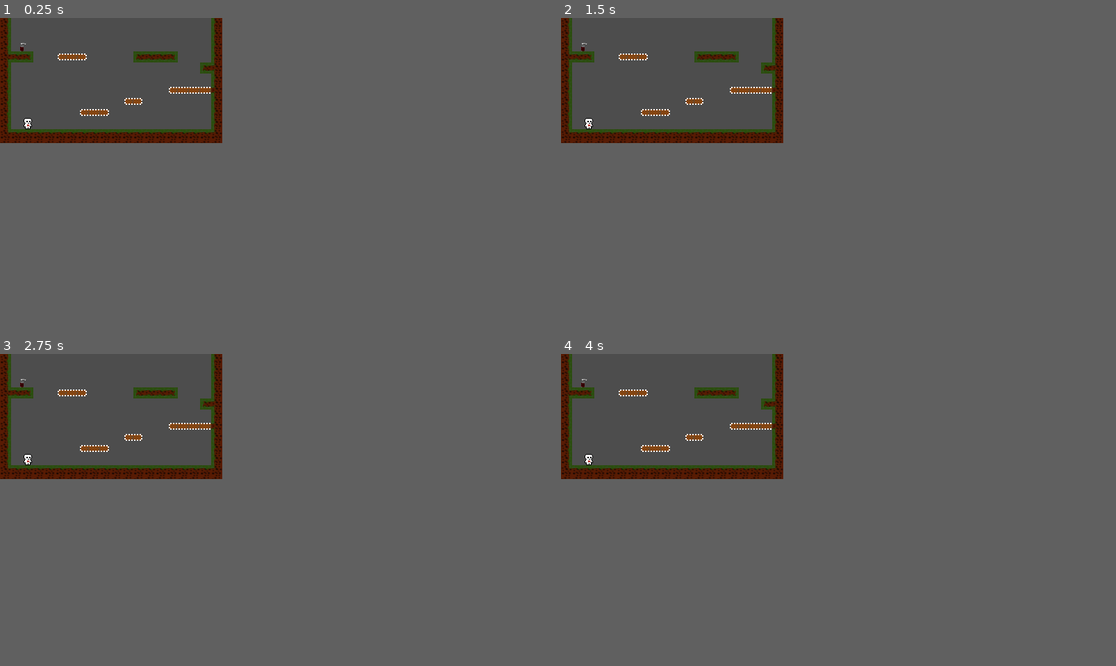
Above: before the commit, frames 1-4 (two rows, left to right).
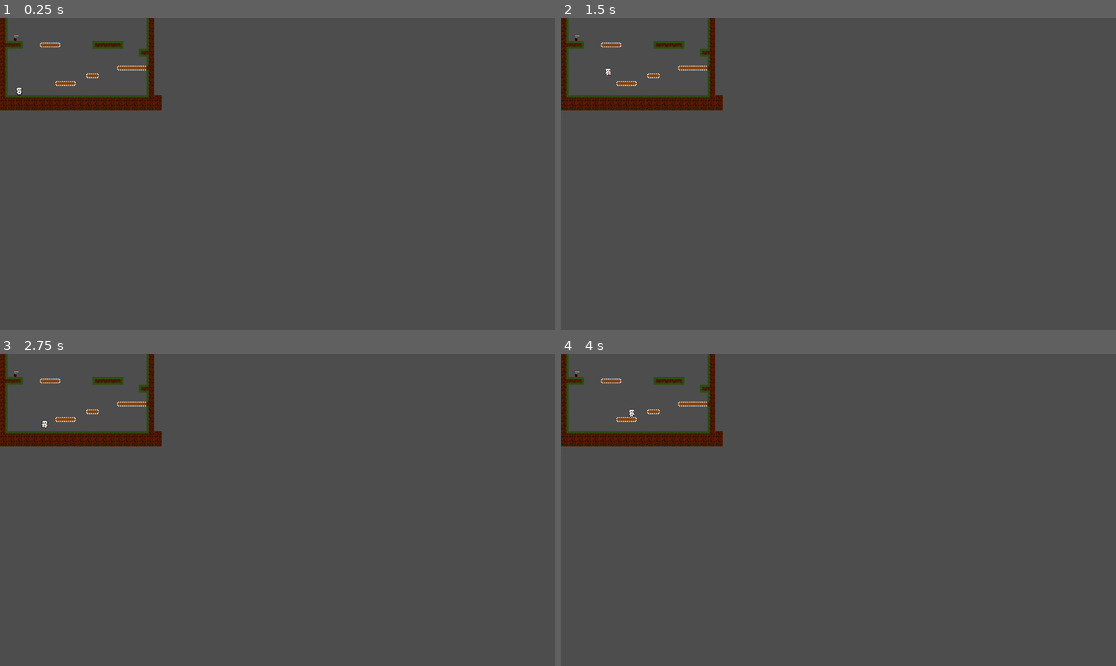
Above: after the commit, the same moments.

Repository: ondrejhonus/jumping_adventure
Game: Godot game, scene res://Scenes/Levels/level_1.tscn
Two runs of this game, one before a commit and one after it. Both use one fixed random seed, a clock stepped at 60 frames per second and the inputs below.
Inputs (mouse positions are in pixels of both pictures, inside the frame that each line leads up to):
- Up to frame 1 (0.25 s): no input
- Up to frame 2 (1.5 s): tap Enter at 0.5 s; move the mouse to (721, 74) at 0.52 s; hold Right (ui_right) from 0.53 s (still down); tap E (interact) at 0.6, 1.35 s; click (721, 74) at 0.67 s; tap Space (ui_select) at 0.77 s; move the mouse to (627, 86) at 1.27 s
- Up to frame 3 (2.75 s): tap Space (ui_select) at 1.52, 2 s; move the mouse to (133, 388) at 2.02 s; release Right (ui_right) at 2.03 s; hold Left (ui_left) from 2.03 s (still down); tap E (interact) at 2.1 s
- Up to frame 4 (4 s): tap Enter at 2.75 s; move the mouse to (660, 441) at 2.77 s; release Left (ui_left) at 2.78 s; hold Right (ui_right) from 2.78 s (still down); tap E (interact) at 2.85, 3.6 s; click (660, 441) at 2.92 s; tap Space (ui_select) at 3.02, 3.5, 3.77 s; move the mouse to (738, 435) at 3.52 s
The window is 320x180 before the commit and 799x449 after it. Grey fills any space a smaller window leaves; there, only what the larger window draws over its background counts as a difference.

The runs differ from the first frame. In frame 1, 5.9% of the frame differs, in the area x 0-41%, y 0-41%; in frame 2, 5.9%; in frame 3, 5.9%; in frame 4, 5.9%.

Commit message:
fix dependencies on file management fix

Diff:
--- a/Scenes/Levels/level_1.tscn
+++ b/Scenes/Levels/level_1.tscn
@@ -11,6 +11,7 @@
 [node name="item" parent="." instance=ExtResource("2_caq5l")]
 position = Vector2(32, 43)
 scale = Vector2(0.05, 0.05)
+script = null
 
 [node name="Character" parent="." instance=ExtResource("3_s2c0d")]
 light_mask = 3
--- a/Scenes/character.tscn
+++ b/Scenes/character.tscn
@@ -1,6 +1,6 @@
 [gd_scene load_steps=10 format=3 uid="uid://3gxehdfionwg"]
 
-[ext_resource type="Script" path="res://Scenes/character_pixel.gd" id="1_fgbr8"]
+[ext_resource type="Script" path="res://Scripts/character_pixel.gd" id="1_fgbr8"]
 [ext_resource type="Texture2D" uid="uid://clvo84p3xryvy" path="res://Textures/pixel_character.png" id="2_mto30"]
 
 [sub_resource type="RectangleShape2D" id="RectangleShape2D_j2rr4"]
--- a/Scenes/dialog.tscn
+++ b/Scenes/dialog.tscn
@@ -1,6 +1,6 @@
 [gd_scene load_steps=2 format=3 uid="uid://btqlq0rmvfoql"]
 
-[ext_resource type="Script" path="res://Scenes/rich_text_label.gd" id="1_8neug"]
+[ext_resource type="Script" path="res://Scripts/rich_text_label.gd" id="1_8neug"]
 
 [node name="dialog" type="Polygon2D"]
 color = Color(0.136826, 0.136826, 0.136826, 1)
--- a/Scenes/grid_container.tscn
+++ b/Scenes/grid_container.tscn
@@ -13,18 +13,24 @@
 
 [node name="LevelButton" parent="." instance=ExtResource("1_x6lyw")]
 layout_mode = 2
+script = null
 
 [node name="LevelButton2" parent="." instance=ExtResource("1_x6lyw")]
 layout_mode = 2
+script = null
 
 [node name="LevelButton3" parent="." instance=ExtResource("1_x6lyw")]
 layout_mode = 2
+script = null
 
 [node name="LevelButton4" parent="." instance=ExtResource("1_x6lyw")]
 layout_mode = 2
+script = null
 
 [node name="LevelButton5" parent="." instance=ExtResource("1_x6lyw")]
 layout_mode = 2
+script = null
 
 [node name="LevelButton6" parent="." instance=ExtResource("1_x6lyw")]
 layout_mode = 2
+script = null
--- a/Scenes/intro.tscn
+++ b/Scenes/intro.tscn
@@ -1,7 +1,7 @@
 [gd_scene load_steps=7 format=3 uid="uid://7ymbkqbxa5nm"]
 
 [ext_resource type="Texture2D" uid="uid://c7wnf6w3l6ag2" path="res://Textures/Bez názvu.png" id="1_5whgo"]
-[ext_resource type="Script" path="res://Scenes/intro.gd" id="1_dcvfw"]
+[ext_resource type="Script" path="res://Scripts/intro.gd" id="1_dcvfw"]
 
 [sub_resource type="Animation" id="Animation_hwp3f"]
 resource_name = "Fade in"
--- a/Scenes/item.tscn
+++ b/Scenes/item.tscn
@@ -1,6 +1,6 @@
 [gd_scene load_steps=4 format=3 uid="uid://cuubwuprsdaf8"]
 
-[ext_resource type="Script" path="res://Scenes/item.gd" id="1_3vk8o"]
+[ext_resource type="Script" path="res://Scripts/item.gd" id="1_3vk8o"]
 [ext_resource type="Texture2D" uid="uid://u0whvj3lhsjr" path="res://Textures/item-removebg-preview.png" id="1_ylmfy"]
 
 [sub_resource type="RectangleShape2D" id="RectangleShape2D_kkl0q"]
--- a/Scenes/level_list.tscn
+++ b/Scenes/level_list.tscn
@@ -2,7 +2,7 @@
 
 [ext_resource type="Texture2D" uid="uid://24olih5cy5ub" path="res://Textures/button_atlas_texture.tres" id="1_lecw2"]
 [ext_resource type="Texture2D" uid="uid://ckwp7pgbai5jj" path="res://Textures/Button.png" id="2_grbig"]
-[ext_resource type="Script" path="res://Scenes/level_list.gd" id="3_myrxw"]
+[ext_resource type="Script" path="res://Scripts/level_list.gd" id="3_myrxw"]
 
 [sub_resource type="AtlasTexture" id="AtlasTexture_0oloa"]
 atlas = ExtResource("2_grbig")
--- a/Scenes/levels.tscn
+++ b/Scenes/levels.tscn
@@ -1,7 +1,7 @@
 [gd_scene load_steps=7 format=3 uid="uid://dqyg8w4ob4dmg"]
 
 [ext_resource type="PackedScene" uid="uid://dmvvsaanyxdvy" path="res://Scenes/grid_container.tscn" id="1_augwa"]
-[ext_resource type="Script" path="res://Scenes/levels.gd" id="1_cro71"]
+[ext_resource type="Script" path="res://Scripts/levels.gd" id="1_cro71"]
 [ext_resource type="Texture2D" uid="uid://hcoi6ih6krpp" path="res://Textures/nocniobloha.png" id="2_j0a2g"]
 [ext_resource type="Texture2D" uid="uid://ckwp7pgbai5jj" path="res://Textures/Button.png" id="2_ru1ie"]
 
--- a/Scenes/menu.tscn
+++ b/Scenes/menu.tscn
@@ -1,6 +1,6 @@
 [gd_scene load_steps=3 format=3 uid="uid://jcrup42t2v8q"]
 
-[ext_resource type="Script" path="res://Scenes/menu.gd" id="1_gccfy"]
+[ext_resource type="Script" path="res://Scripts/menu.gd" id="1_gccfy"]
 [ext_resource type="Texture2D" uid="uid://c67hy74hbcnjn" path="res://Textures/deniobloha.png" id="2_xh387"]
 
 [node name="Menu" type="Control"]
--- a/Scenes/options.tscn
+++ b/Scenes/options.tscn
@@ -1,6 +1,6 @@
 [gd_scene load_steps=2 format=3 uid="uid://dut87vjtoravc"]
 
-[ext_resource type="Script" path="res://Scenes/options.gd" id="1_hrxfj"]
+[ext_resource type="Script" path="res://Scripts/options.gd" id="1_hrxfj"]
 
 [node name="Settings" type="Control"]
 layout_mode = 3
--- a/menu.gd
+++ b/menu.gd
@@ -2,9 +2,6 @@
 
 func _ready() -> void:
 	$VBoxContainer/START.grab_focus()
-
-
-
 
 func _on_start_pressed() -> void:
 	get_tree().change_scene_to_file("res://Scenes/LevelOne.xml.tscn")
--- a/project.godot
+++ b/project.godot
@@ -17,8 +17,6 @@
 
 [display]
 
-window/size/viewport_width=320
-window/size/viewport_height=180
 window/size/borderless=true
 window/stretch/aspect="expand"
 
